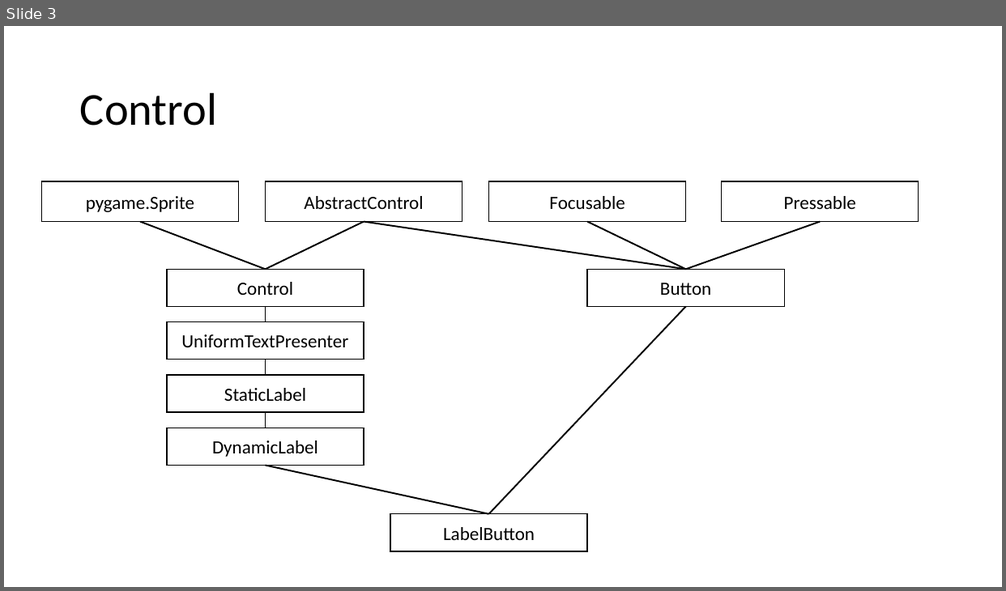
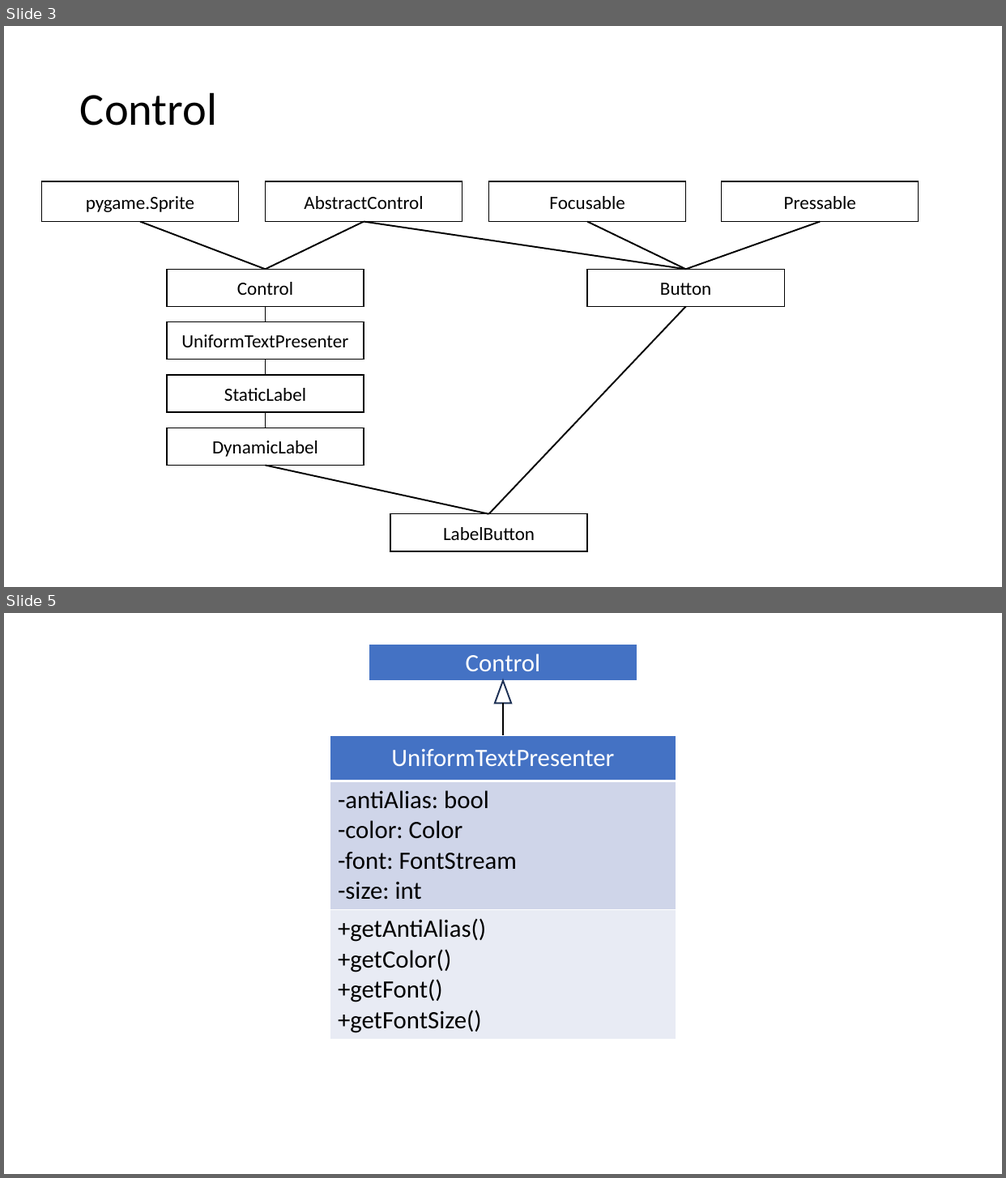
Before and after one commit to wertolf/vocabulary-builder, a slide deck: documentation/diagrams.pptx. Shown one above the other, each under a label of ours: slide 3 before the commit, slides 3 and 5 after it; the slides between them are not shown. The pictures are 1006x591 and 1006x1178 pixels, drawn with LibreOffice and Linux fonts; fonts in the diff are those of the drawing. Boxes give left, top, right and bottom in pixels: in the first picture for what was removed or moved away, otherwise in the second. Text is boxed around its words. In the diff, an @@ line names an element or a change of style, - is before the commit and + after.

```diff
--- a/documentation/diagrams.pptx
+++ b/documentation/diagrams.pptx
@@ slide 5 added at (4,613,1002,1174), background #FFFFFF @@
@@ table added at (369,644,637,681), 1 rows, 1 columns @@
+Control
@@ triangle added at (495,680,512,703), outline #1E3256 1.5 pt @@
@@ line added from (503, 704) to (503, 736), #000000 1.5 pt @@
@@ table added at (330,736,676,1037), 3 rows, 1 columns @@
+UniformTextPresenter
+-antiAlias: bool / -color: Color / -font: FontStream / -size: int
++getAntiAlias() / +getColor() / +getFont() / +getFontSize()
```
Also in this commit, not shown: 5 other slides added, 3 other files.
